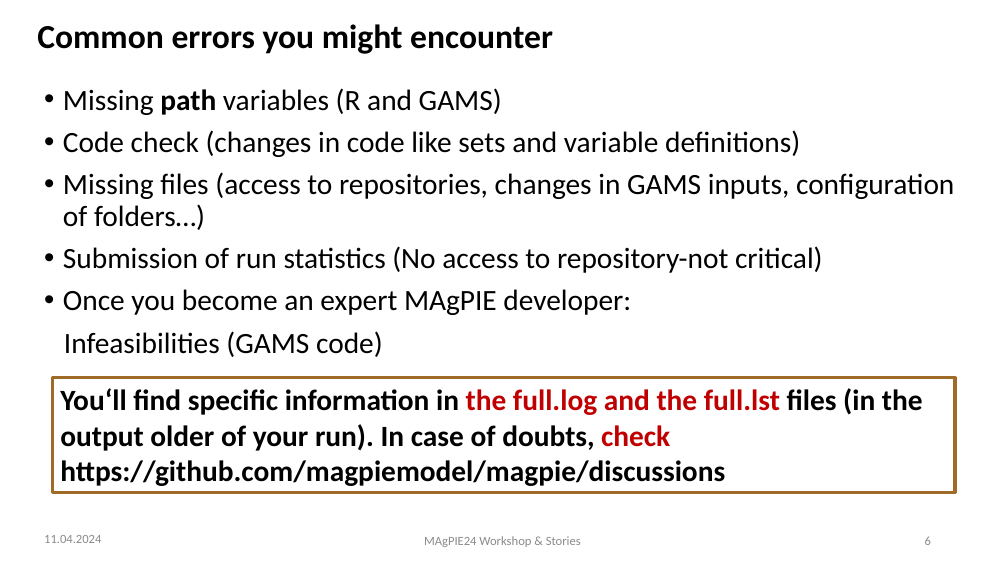
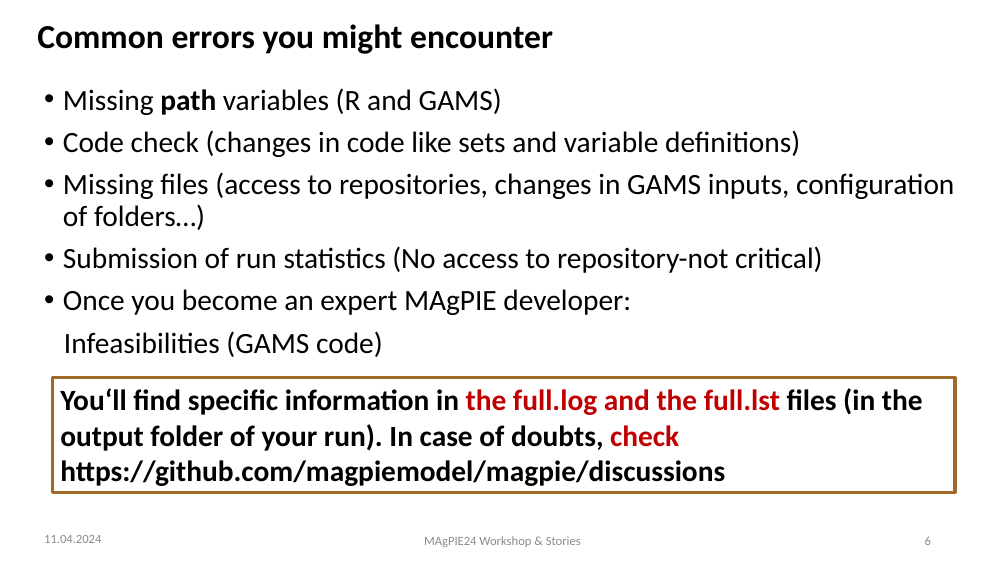
Before and after one commit to magpiemodel/magpiemodel.github.io, a slide deck: slide 6 of assets/slides/Starting a MAgPIE run.pptx. Drawn at 1008x567 pixels with LibreOffice and Linux fonts; fonts in the diff are those of the drawing; background and template pictures are left out. Boxes give left, top, right and bottom in pixels: in the first picture for what was removed or moved away, otherwise in the second. Text is boxed around its words. In the diff, an @@ line names an element or a change of style, - is before the commit and + after.

Commit message:
remove .lock error from start tutorial

```diff
--- a/assets/slides/Starting a MAgPIE run.pptx
+++ b/assets/slides/Starting a MAgPIE run.pptx
@@ text in rectangle at bbox=[60, 388, 923, 486]: text changed @@
-You‘ll find specific information in the full.log and the full.lst files (in the output older of your run). In case of doubts, check https://github.com/magpiemodel/magpie/discussions
+You‘ll find specific information in the full.log and the full.lst files (in the output folder of your run). In case of doubts, check https://github.com/magpiemodel/magpie/discussions
```
Also in this commit, not shown: 4 other slides changed, 1 other file.
